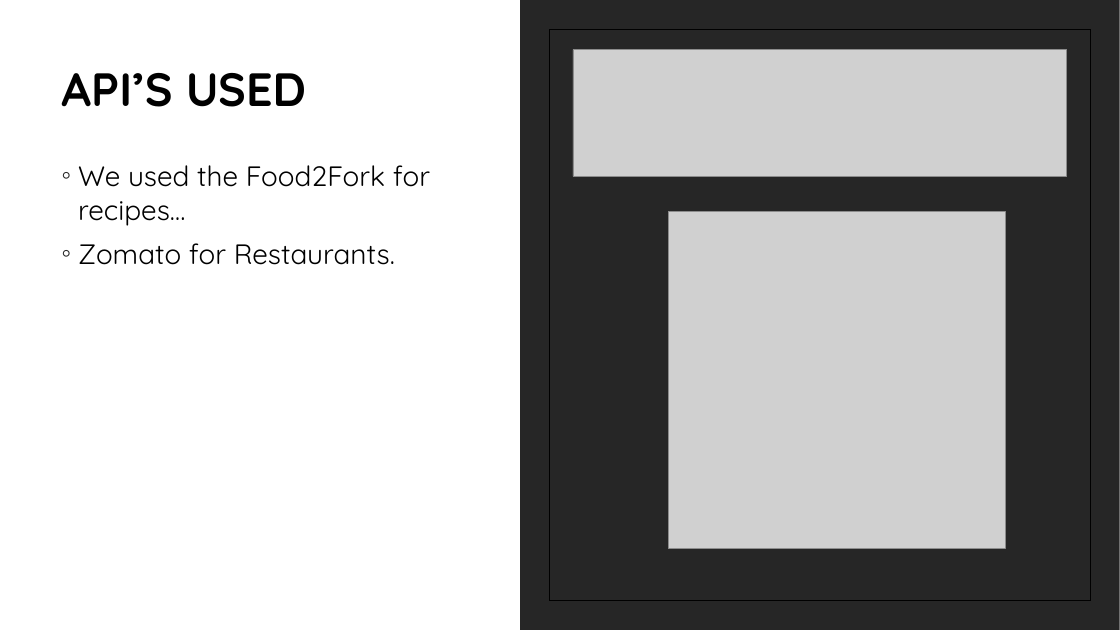
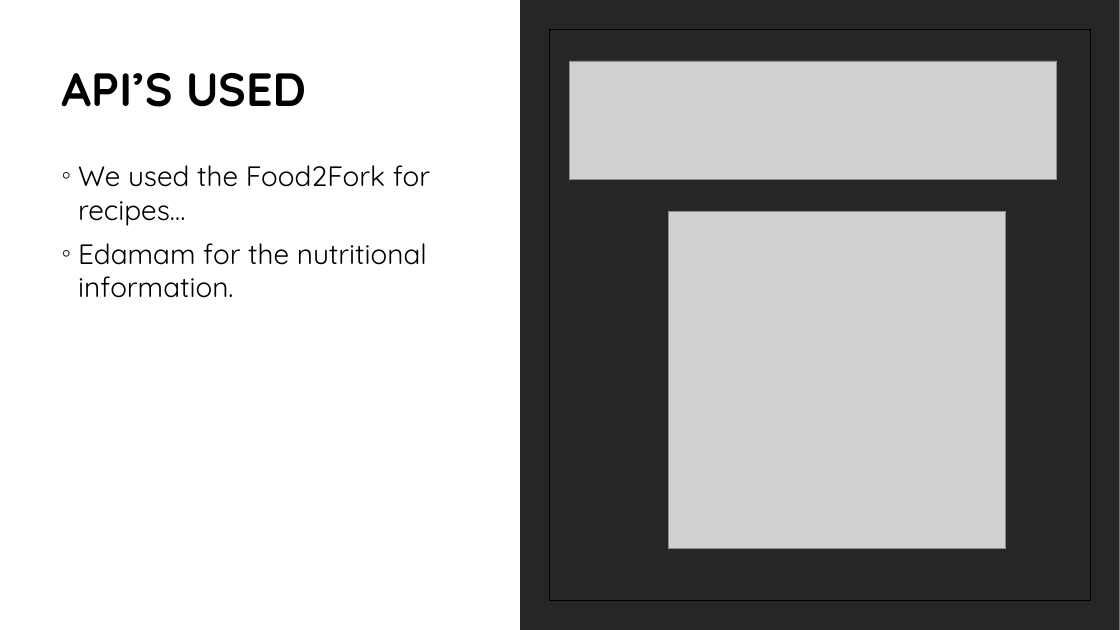
Before and after one commit to MG1982/eatUp, a slide deck: slide 7 of assets/powerpoint/eatUP Powerpoint.pptx. Drawn at 1120x630 pixels with LibreOffice and Linux fonts; fonts in the diff are those of the drawing; grey boxes stand for pictures. Boxes give left, top, right and bottom in pixels: in the first picture for what was removed or moved away, otherwise in the second. Text is boxed around its words. In the diff, an @@ line names an element or a change of style, - is before the commit and + after.

```diff
--- a/assets/powerpoint/eatUP Powerpoint.pptx
+++ b/assets/powerpoint/eatUP Powerpoint.pptx
@@ picture: place and size @@
-picture at box(573, 50, 1067, 176)
+picture at box(570, 61, 1057, 181)
@@ text at box(78, 243, 427, 298): text changed @@
-◦ Zomato for Restaurants.
+◦ Edamam for the nutritional information.
```
Also in this commit, not shown: 6 other slides changed, 1 other file.
